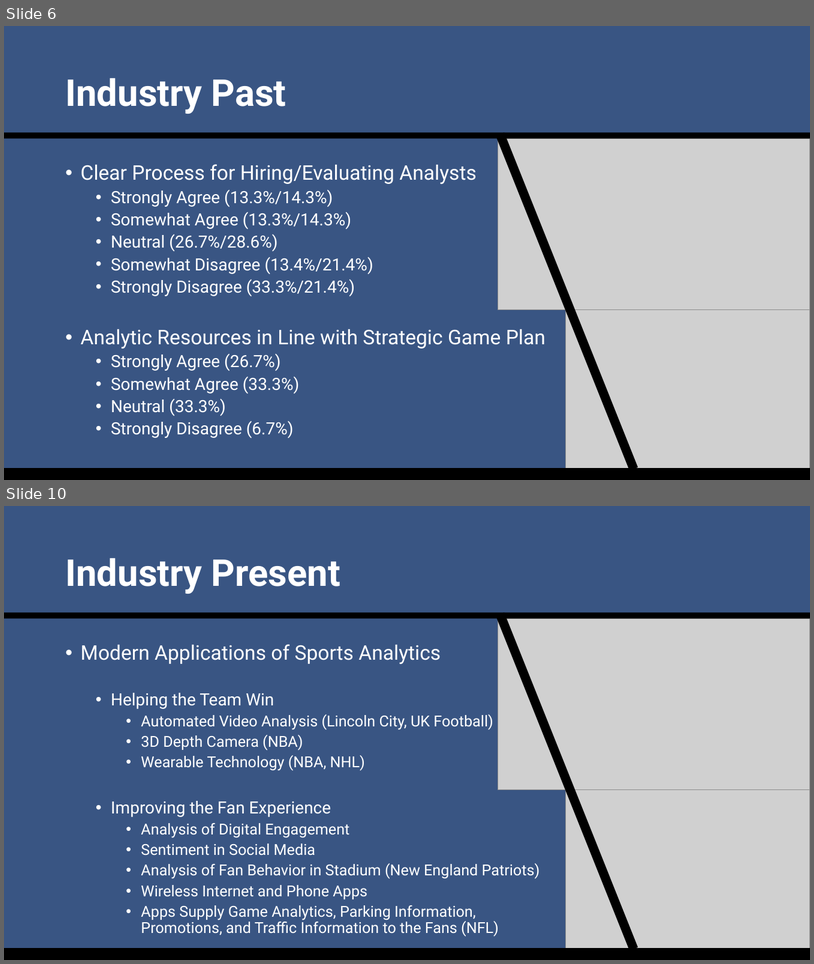
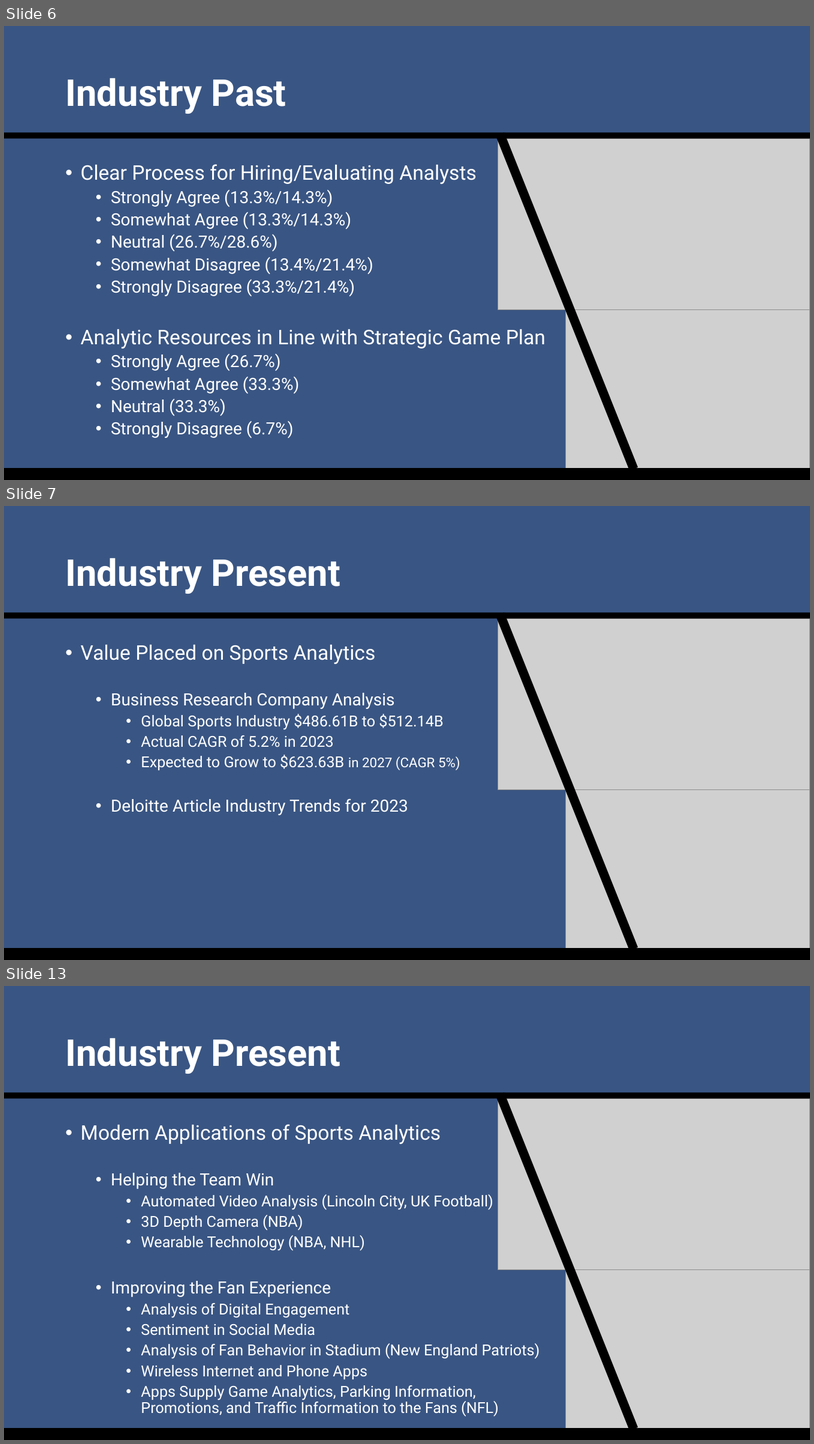
Before and after one commit to SuperMarioGiacomazzo/STOR538_WEBSITE, a slide deck: Slides/Sports Analytics 3/Sports_Analytics_3_Lecture.pptx. Shown one above the other, each under a label of ours: slides 6 and 10 before the commit, slides 6, 7 and 13 after it; the slides between them are not shown. The pictures are 814x964 and 814x1444 pixels, drawn with LibreOffice and Linux fonts; fonts in the diff are those of the drawing; grey boxes stand for pictures. Boxes give left, top, right and bottom in pixels: in the first picture for what was removed or moved away, otherwise in the second. Text is boxed around its words. In the diff, an @@ line names an element or a change of style, - is before the commit and + after.

```diff
--- a/Slides/Sports Analytics 3/Sports_Analytics_3_Lecture.pptx
+++ b/Slides/Sports Analytics 3/Sports_Analytics_3_Lecture.pptx
@@ slide 7 added at [4, 506, 810, 960], background #395583 @@
@@ title added at [65, 558, 341, 594], 44 pt, text #FFFFFF, bold @@
+Industry Present
@@ rectangle added at [4, 612, 810, 619], fill #000000 @@
@@ rectangle added at [496, 612, 638, 951], fill #000000 @@
@@ picture added at [498, 619, 810, 790] @@
@@ text added at [81, 645, 461, 815], 18 pt, text #FFFFFF @@
+• Value Placed on Sports Analytics
+  • Business Research Company Analysis
+    • Global Sports Industry $486.61B to $512.14B
+    • Actual CAGR of 5.2% in 2023
+    • Expected to Grow to $623.63B in 2027 (CAGR 5%)
+  • Deloitte Article Industry Trends for 2023
@@ picture added at [566, 789, 810, 960] @@
@@ rectangle added at [4, 948, 810, 960], fill #000000 @@
@@ what was slide 10 is now slide 13 @@
```
Also in this commit, not shown: 2 slides changed, 5 other slides added, 3 slides removed, 14 other files.
